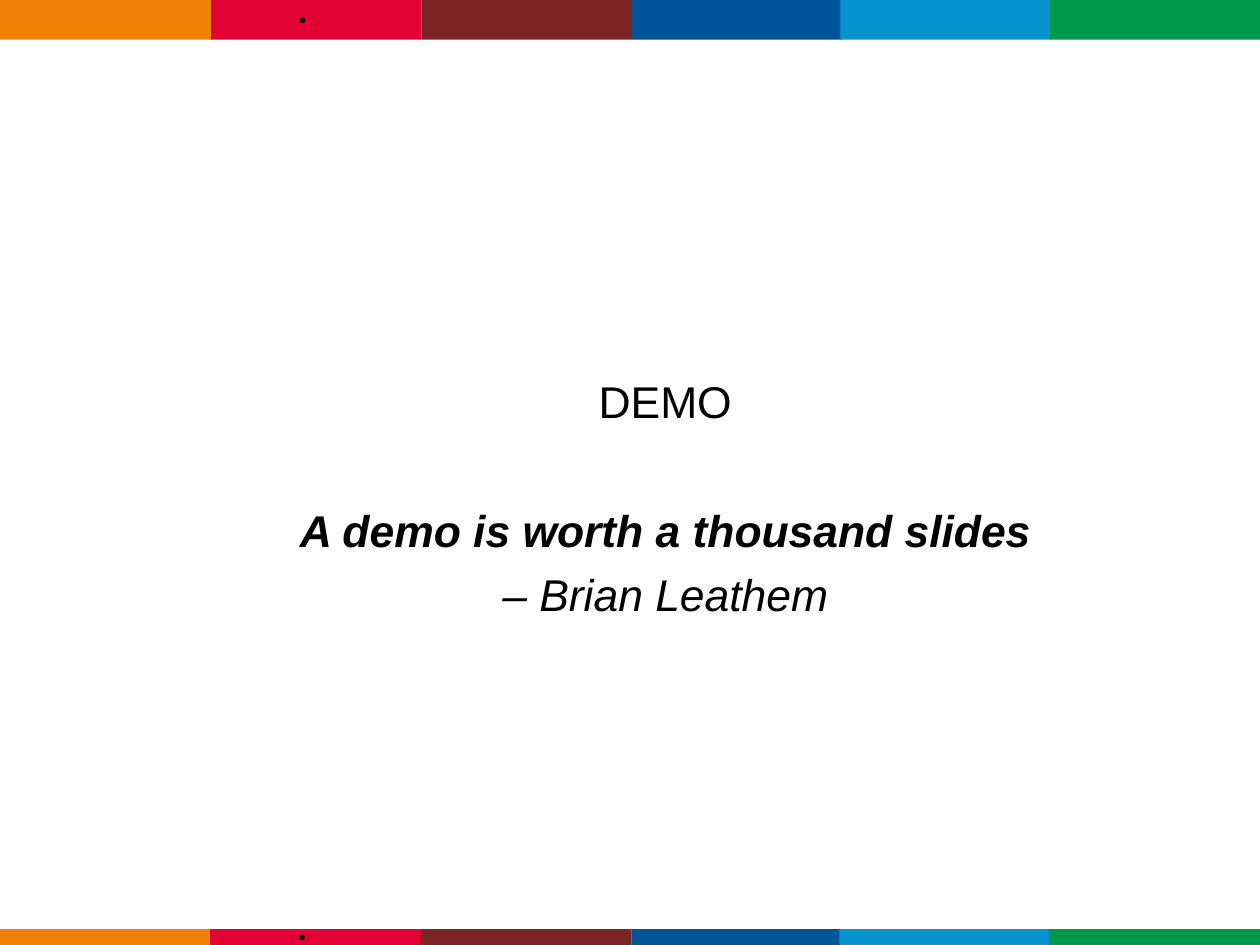
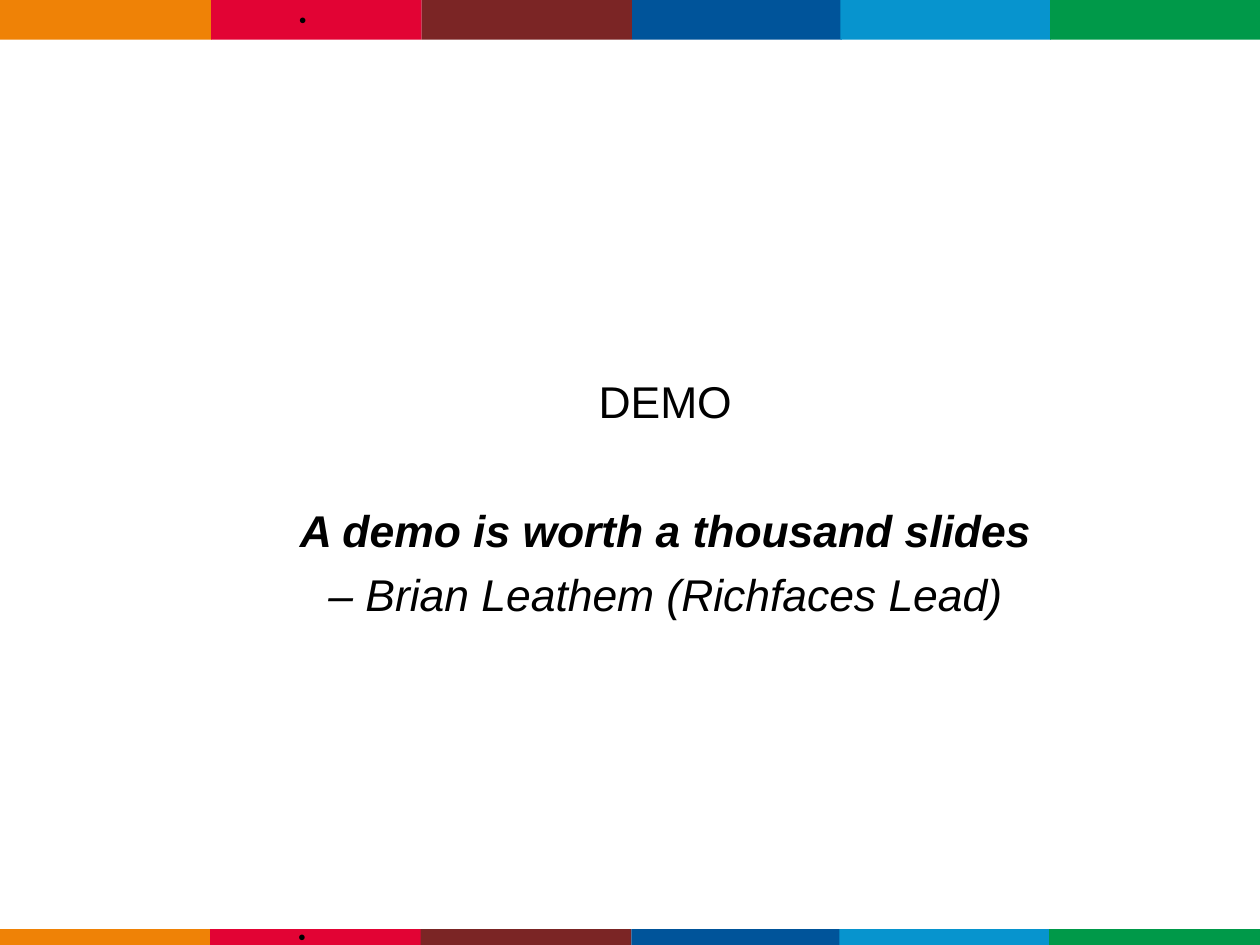
Before and after one commit to gastaldi/talks, a slide deck: slide 25 of CDI/TDC2015/TDC_2015-CDI-2.0.odp. Drawn at 1260x945 pixels with LibreOffice and Linux fonts; fonts in the diff are those of the drawing; background and template pictures are left out. Boxes give left, top, right and bottom in pixels: in the first picture for what was removed or moved away, otherwise in the second. Text is boxed around its words. In the diff, an @@ line names an element or a change of style, - is before the commit and + after.

```diff
--- a/CDI/TDC2015/TDC_2015-CDI-2.0.odp
+++ b/CDI/TDC2015/TDC_2015-CDI-2.0.odp
@@ subtitle at bbox=[365, 578, 1003, 620]: text changed @@
-– Brian Leathem
+– Brian Leathem (Richfaces Lead)
```
Also in this commit, not shown: 4 other slides changed.
